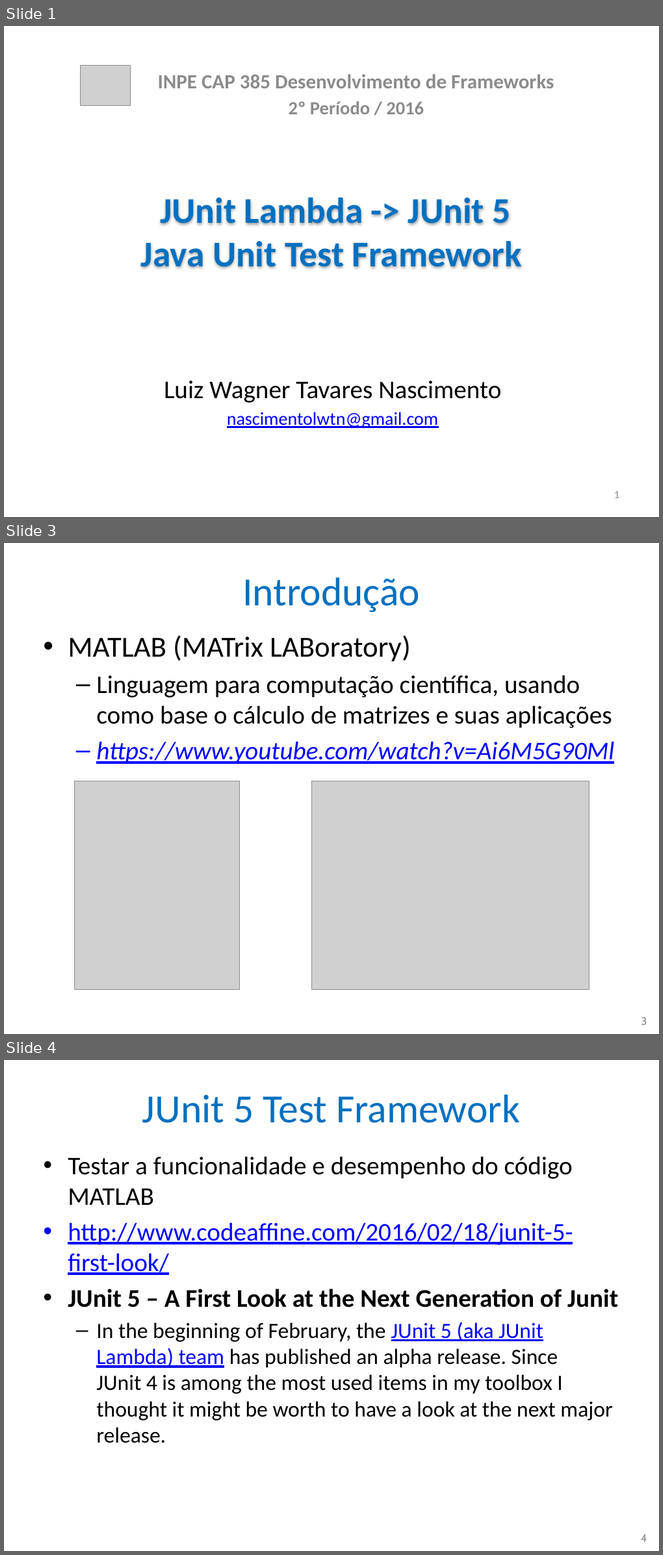
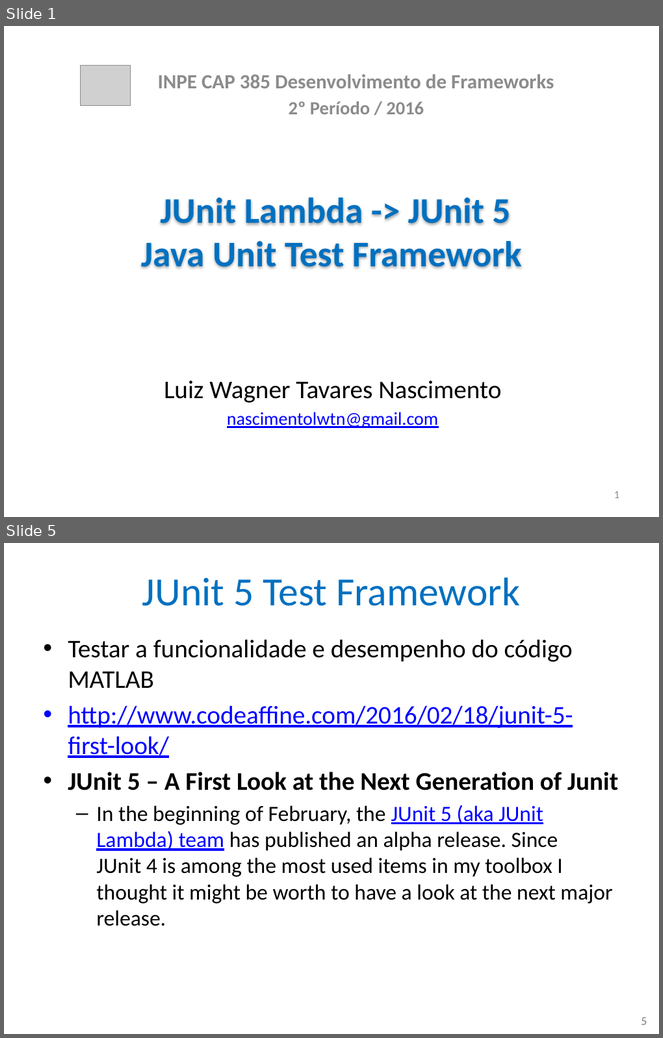
Before and after one commit to nascimentolwtn/INPE-CAP-385_DesenvolvimentoFrameworks, a slide deck: CAP385-00-Presentations/02-JUnit 5/02-JUnit 5.pptx. Shown one above the other, each under a label of ours: slides 1, 3 and 4 before the commit, slides 1 and 5 after it; the slides between them are not shown. The pictures are 663x1555 and 663x1038 pixels, drawn with LibreOffice and Linux fonts; fonts in the diff are those of the drawing; grey boxes stand for pictures. Boxes give left, top, right and bottom in pixels: in the first picture for what was removed or moved away, otherwise in the second. Text is boxed around its words. In the diff, an @@ line names an element or a change of style, - is before the commit and + after.

```diff
--- a/CAP385-00-Presentations/02-JUnit 5/02-JUnit 5.pptx
+++ b/CAP385-00-Presentations/02-JUnit 5/02-JUnit 5.pptx
@@ slide 3 removed at (x1=4, y1=543, x2=659, y2=1034), background #FFFFFF @@
@@ title removed at (x1=243, y1=577, x2=420, y2=613) @@
-Introdução
@@ text removed at (x1=68, y1=635, x2=614, y2=764) @@
-• MATLAB (MATrix LABoratory)
-  – Linguagem para computação científica, usando como base o cálculo de matrizes e suas aplicações
-  – https://www.youtube.com/watch?v=Ai6M5G90Ml
@@ picture removed at (x1=75, y1=781, x2=240, y2=990) @@
@@ picture removed at (x1=312, y1=781, x2=590, y2=990) @@
@@ page number removed at (x1=641, y1=1017, x2=647, y2=1025) @@
-3
@@ what was slide 4 is now slide 5 @@
@@ page number at (x1=641, y1=1017, x2=647, y2=1025): text changed @@
-4
+5
```
Also in this commit, not shown: 1 slide changed, 2 slides added.
